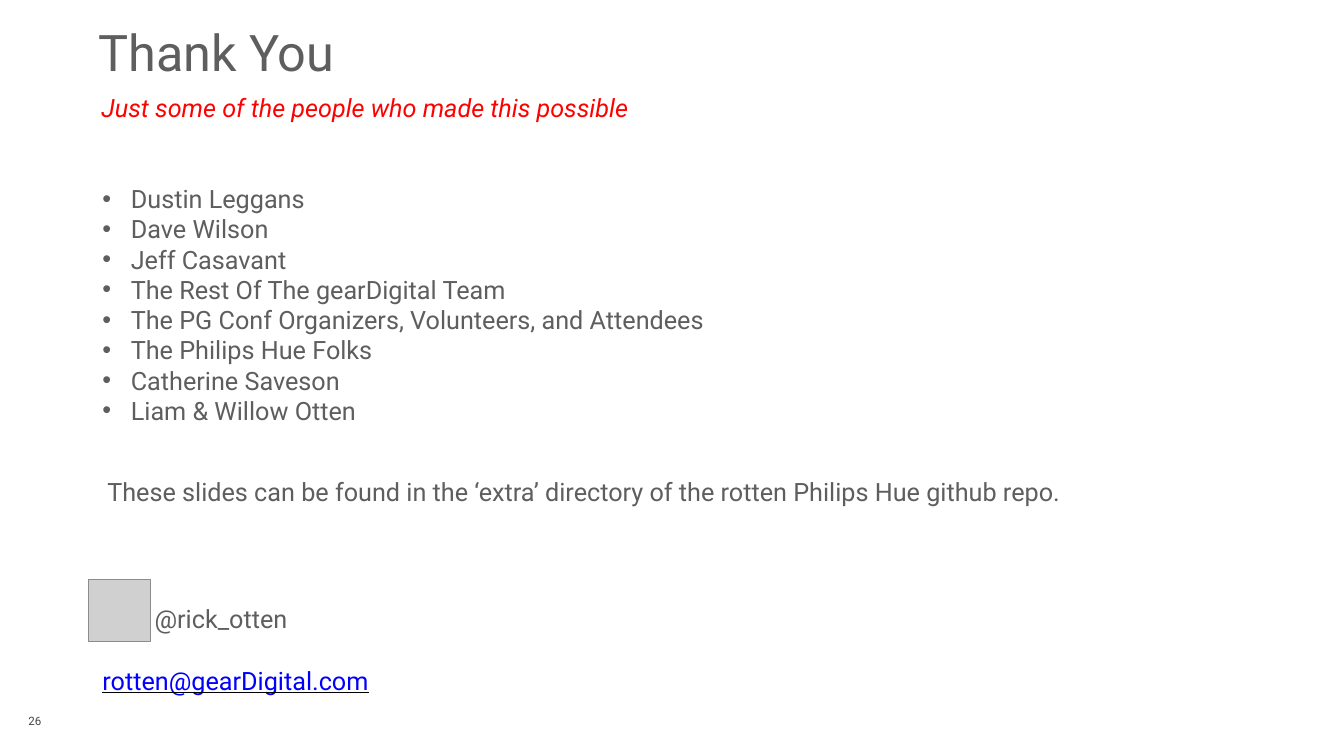
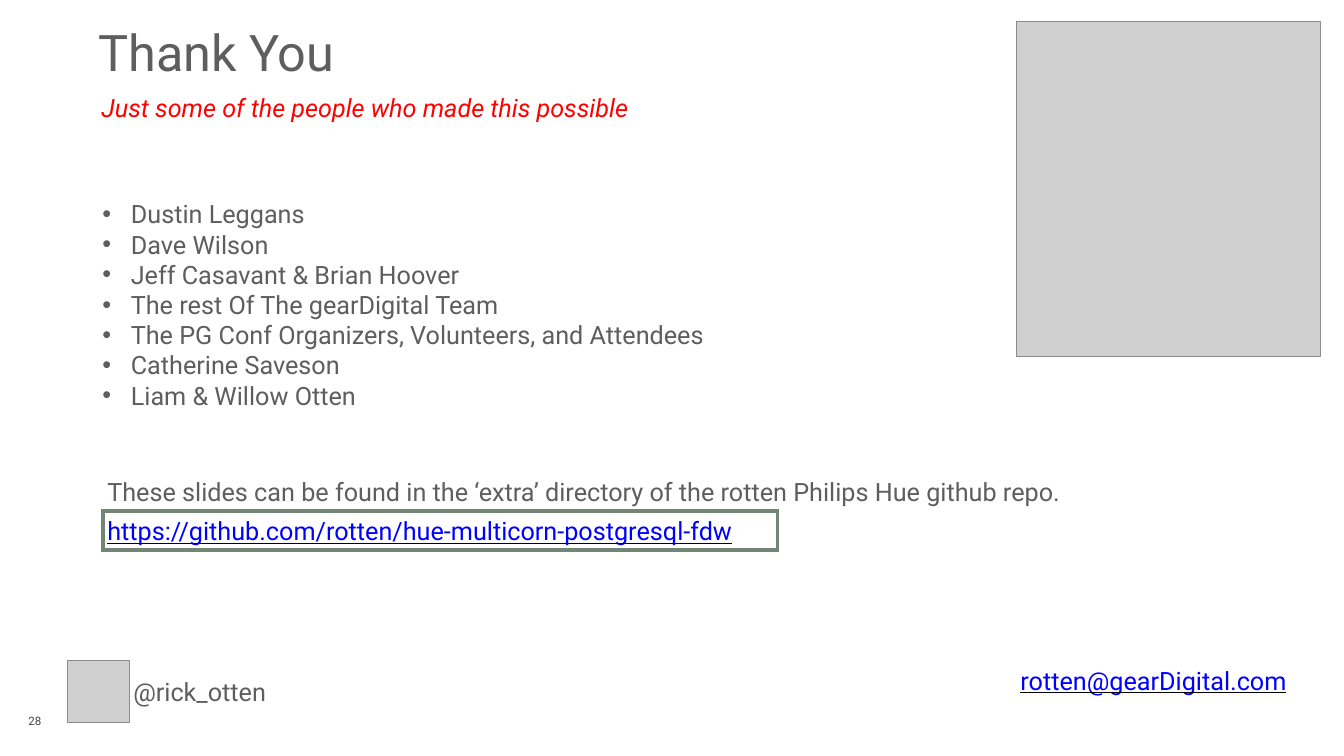
Before and after one commit to rotten/hue-multicorn-postgresql-fdw, a slide deck: slide 28 of extra/Database_Of_Things_PGConf_US_2015.pptx (slide 26 before the commit). Drawn at 1344x756 pixels with LibreOffice and Linux fonts; fonts in the diff are those of the drawing; grey boxes stand for pictures; background and template pictures are left out. Boxes give left, top, right and bottom in pixels: in the first picture for what was removed or moved away, otherwise in the second. Text is boxed around its words. In the diff, an @@ line names an element or a change of style, - is before the commit and + after.

```diff
--- a/extra/Database_Of_Things_PGConf_US_2015.pptx
+++ b/extra/Database_Of_Things_PGConf_US_2015.pptx
@@ picture added at <box>1016,21,1320,356</box> @@
@@ text "Dustin Leggans": place and size @@
-text "Dustin Leggans" at <box>131,190,704,420</box>
+text "Dustin Leggans" at <box>131,205,704,405</box>
@@ text at <box>131,265,498,319</box>: text changed @@
-• Jeff Casavant
-• The Rest Of The gearDigital Team
+• Jeff Casavant & Brian Hoover
+• The rest Of The gearDigital Team
@@ text at <box>131,340,372,364</box>: paragraph removed @@
-• The Philips Hue Folks
@@ rectangle added at <box>103,511,777,550</box>, outline #718674 3.5 pt, 24 pt, text #0000FF, underline @@
+https://github.com/rotten/hue-multicorn-postgresql-fdw
@@ picture: place and size @@
-picture at <box>88,579,150,640</box>
+picture at <box>67,661,129,722</box>
@@ text "@rick_otten": place and size @@
-text "@rick_otten" at <box>155,609,288,634</box>
+text "@rick_otten" at <box>133,682,266,707</box>
@@ text "rotten@gearDigital.com": place and size @@
-text "rotten@gearDigital.com" at <box>102,671,368,696</box>
+text "rotten@gearDigital.com" at <box>1020,671,1286,696</box>
```
Also in this commit, not shown: 14 other slides changed, 2 slides added, 2 other files.
